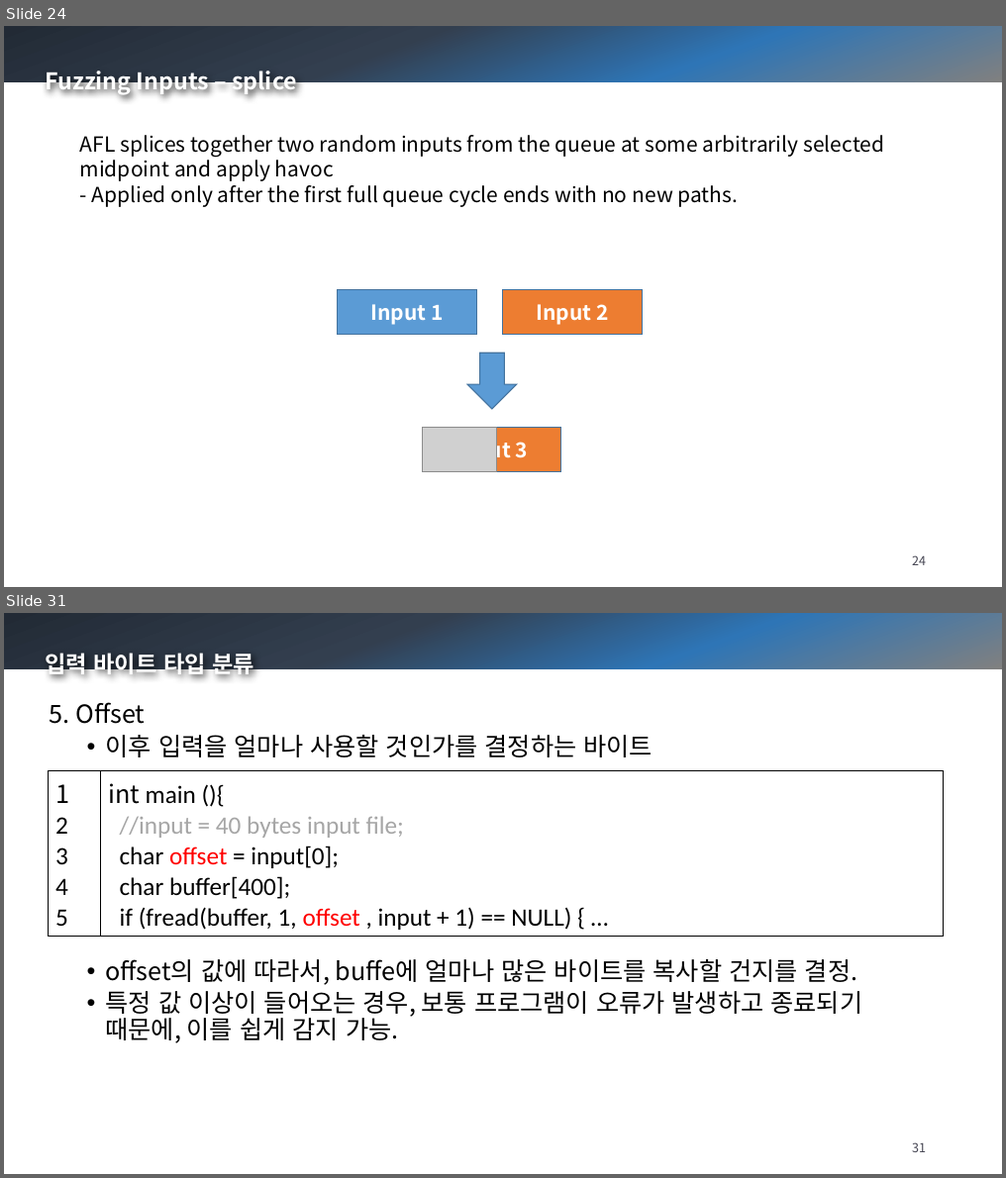
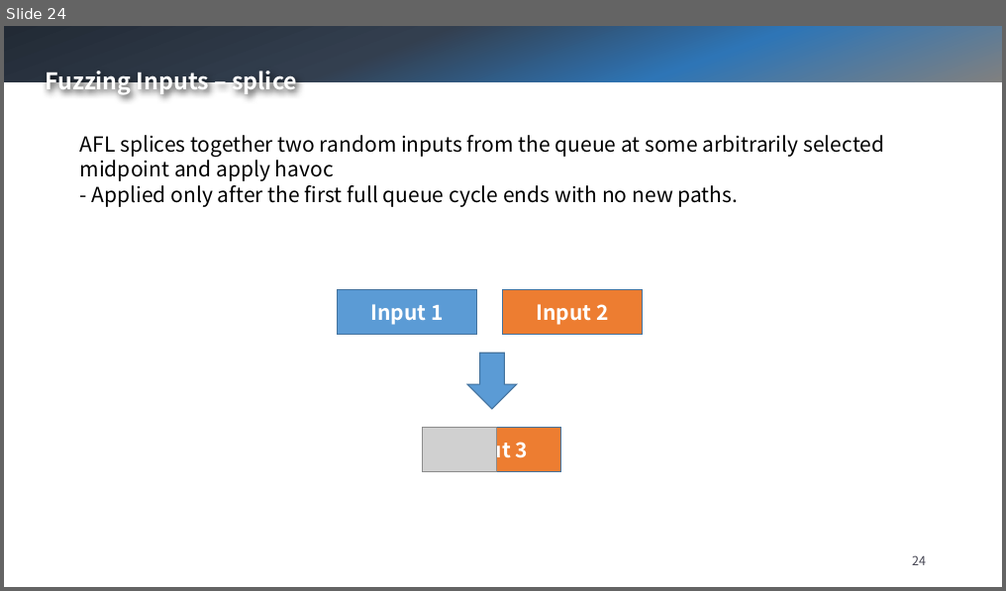
Before and after one commit to swtv-kaist/cs458-spring24, a slide deck: 4-fuzzing/lec41-intro-to-afl++-v2.pptx. Shown one above the other, each under a label of ours: slides 24 and 31 before the commit, slide 24 after it; the slides between them are not shown. The pictures are 1006x1178 and 1006x591 pixels, drawn with LibreOffice and Linux fonts; fonts in the diff are those of the drawing; grey boxes stand for pictures; background and template pictures are left out. Boxes give left, top, right and bottom in pixels: in the first picture for what was removed or moved away, otherwise in the second. Text is boxed around its words. In the diff, an @@ line names an element or a change of style, - is before the commit and + after.

```diff
--- a/4-fuzzing/lec41-intro-to-afl++-v2.pptx
+++ b/4-fuzzing/lec41-intro-to-afl++-v2.pptx
@@ slide 31 removed at [4, 613, 1002, 1174], background picture (left out); not listed: 1 template element that a slide beside it also shows @@
@@ text removed at [45, 649, 254, 678] @@
-입력 바이트 타입 분류
@@ text removed at [50, 702, 863, 1044] @@
-5. Offset
-  • 이후 입력을 얼마나 사용할 것인가를 결정하는 바이트
-  • offset의 값에 따라서, buffe에 얼마나 많은 바이트를 복사할 건지를 결정.
-  • 특정 값 이상이 들어오는 경우, 보통 프로그램이 오류가 발생하고 종료되기 때문에, 이를 쉽게 감지 가능.
@@ table removed at [49, 771, 943, 934], 1 rows, 2 columns @@
-1 / 2 / 3 / 4 / 5 | int main (){ / //input = 40 bytes input file; / char offset = input[0]; / char buffer[400]; / if (fread(buffer, 1, offset , input + 1) == NULL) { …
@@ page number removed at [912, 1143, 926, 1153] @@
-31
```
Also in this commit, not shown: 18 other slides removed, 1 other file.
